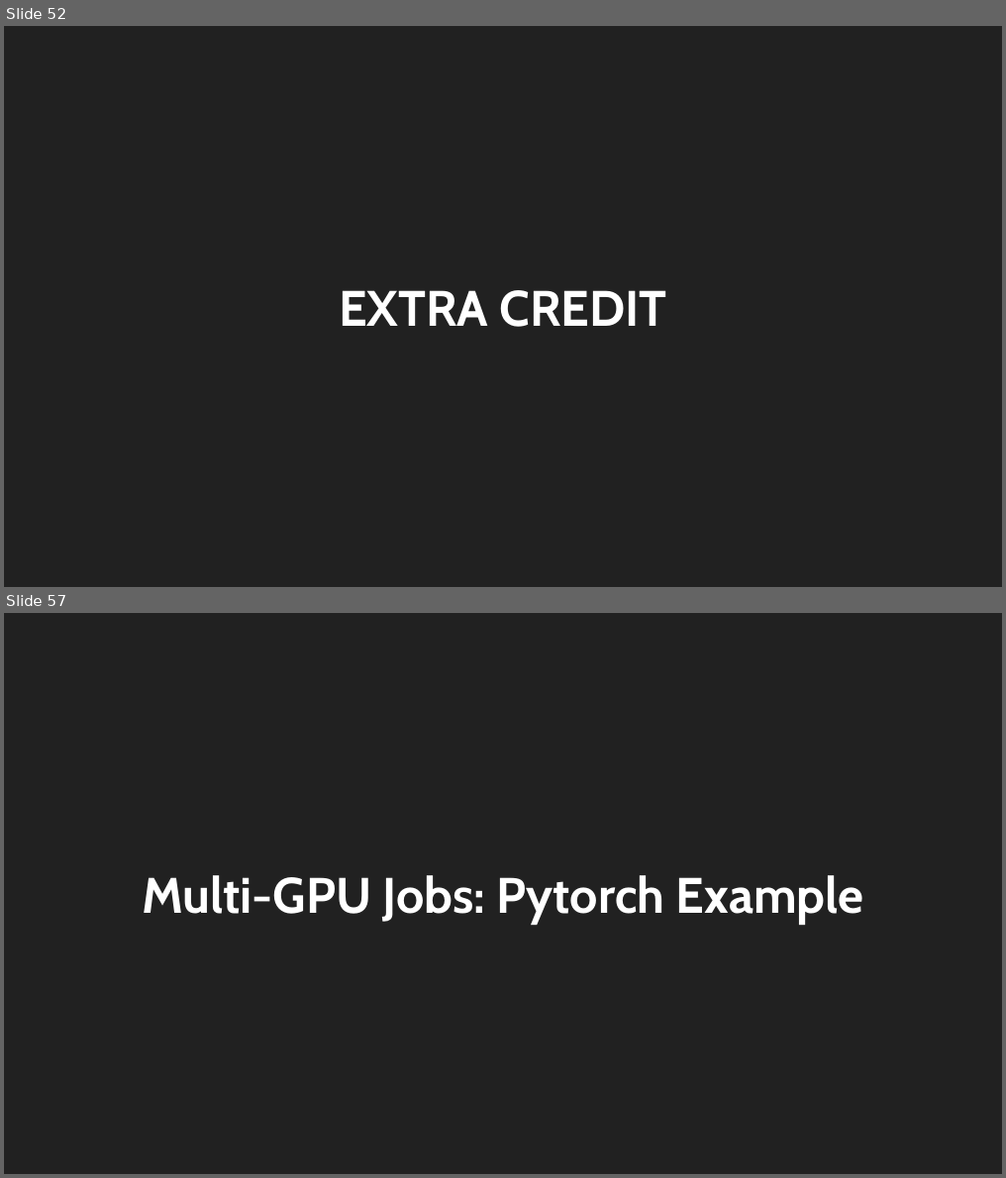
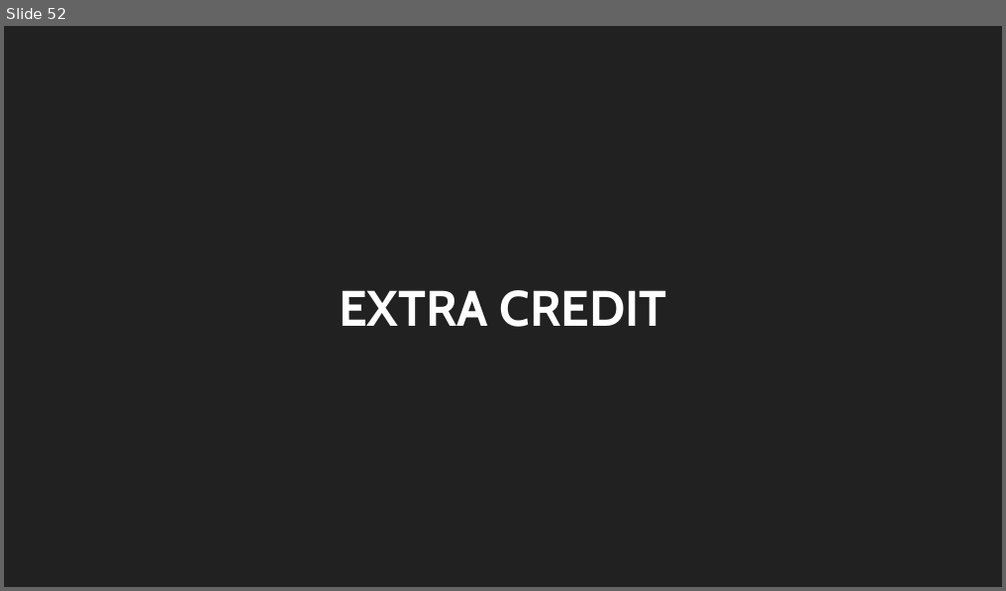
Before and after one commit to trendscenter/ClusterWorkshop, a slide deck: Introduction to the TReNDs Cluster.pptx. Shown one above the other, each under a label of ours: slides 52 and 57 before the commit, slide 52 after it; the slides between them are not shown. The pictures are 1006x1178 and 1006x591 pixels, drawn with LibreOffice and Linux fonts; fonts in the diff are those of the drawing. Boxes give left, top, right and bottom in pixels: in the first picture for what was removed or moved away, otherwise in the second. Text is boxed around its words. In the diff, an @@ line names an element or a change of style, - is before the commit and + after.

```diff
--- a/Introduction to the TReNDs Cluster.pptx
+++ b/Introduction to the TReNDs Cluster.pptx
@@ slide 57 removed at (4, 613, 1002, 1174), background #212121 @@
@@ title removed at (142, 875, 864, 924) @@
-Multi-GPU Jobs: Pytorch Example
```
Also in this commit, not shown: 3 slides changed, 6 slides added, 4 other slides removed, 1 other file.
